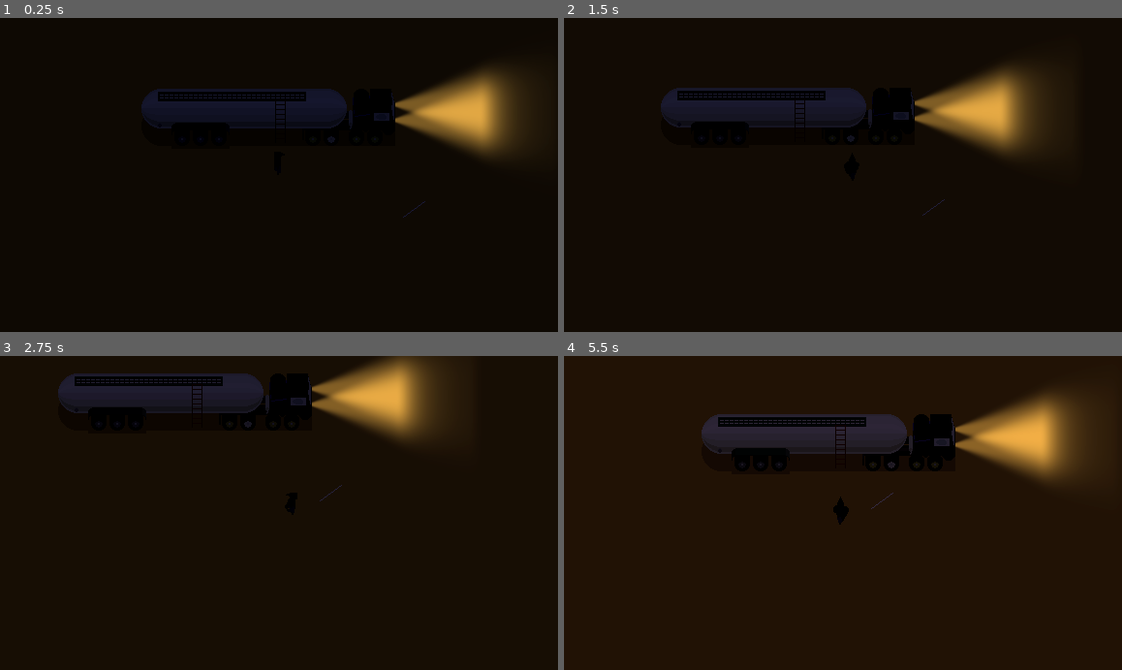
Above: before the commit, frames 1-4 (two rows, left to right).
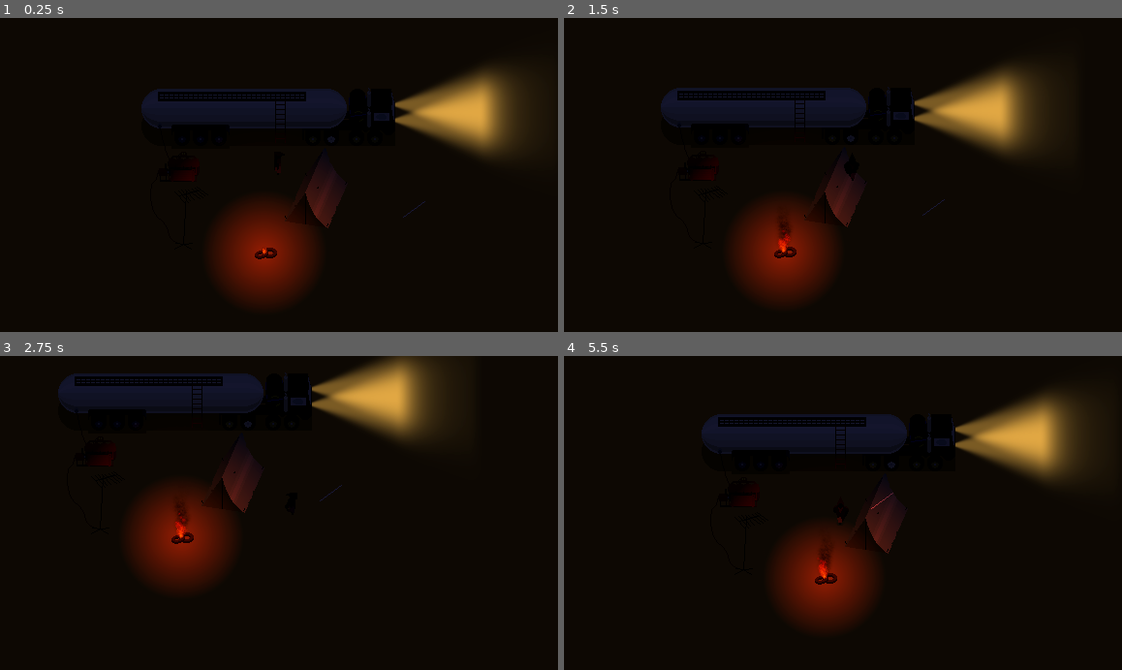
Above: after the commit, the same moments.

Repository: EptesicusDev/ViveLeFeu
Game: Godot game, scene res://level.tscn
Two runs of this game, one before a commit and one after it. Both use one fixed random seed, a clock stepped at 60 frames per second and the inputs below. This scene is started directly instead of the project's main scene.
Inputs (mouse positions are in pixels of both pictures, inside the frame that each line leads up to):
- Up to frame 1 (0.25 s): no input
- Up to frame 2 (1.5 s): tap Enter at 0.5 s; move the mouse to (965, 159) at 0.52 s; hold D (right) 0.53-1.28 s; tap E (action) at 0.6 s; tap H (home) at 0.8, 1.35 s; move the mouse to (731, 190) at 1.27 s; hold S (down) from 1.28 s (still down)
- Up to frame 3 (2.75 s): tap E (action) at 1.55, 2.1 s; move the mouse to (334, 443) at 2.02 s; release S (down) at 2.03 s; hold D (right) from 2.03 s (still down); tap H (home) at 2.3 s
- Up to frame 4 (5.5 s): move the mouse to (815, 575) at 2.77 s; release D (right) at 2.78 s; hold W (up) 2.78-3.53 s; click (815, 575) at 2.85 s; tap E (action) at 3.05, 4.55, 5.1 s; move the mouse to (1010, 560) at 3.52 s; hold A (left) 3.53-5.03 s; tap H (home) at 3.6, 5.3 s; move the mouse to (675, 465) at 4.27 s; tap Tab (player_list) at 4.35 s; move the mouse to (870, 513) at 5.02 s; hold S (down) from 5.03 s (still down)

The runs differ from the first frame. In frame 1, 5.4% of the frame differs, in the area x 33-71%, y 22-92%; in frame 2, 4.9%; in frame 3, 4.6%; in frame 4, 5.3%.

Commit message:
build: campfire

Diff:
--- /dev/null
+++ b/ambience.tscn
@@ -0,0 +1,52 @@
+[gd_scene load_steps=5 format=3 uid="uid://j3l56vj0qgmo"]
+
+[ext_resource type="Script" path="res://scripts/ambience/ambience.gd" id="1_glrpl"]
+
+[sub_resource type="Animation" id="Animation_vqupe"]
+length = 0.001
+tracks/0/type = "value"
+tracks/0/imported = false
+tracks/0/enabled = true
+tracks/0/path = NodePath(".:color")
+tracks/0/interp = 1
+tracks/0/loop_wrap = true
+tracks/0/keys = {
+"times": PackedFloat32Array(0),
+"transitions": PackedFloat32Array(1),
+"update": 0,
+"values": [Color(0.133333, 0.141176, 0.258824, 1)]
+}
+
+[sub_resource type="Animation" id="Animation_mbcnn"]
+resource_name = "day_night"
+length = 180.0
+loop_mode = 1
+tracks/0/type = "value"
+tracks/0/imported = false
+tracks/0/enabled = true
+tracks/0/path = NodePath(".:color")
+tracks/0/interp = 1
+tracks/0/loop_wrap = true
+tracks/0/keys = {
+"times": PackedFloat32Array(0, 35.1, 90.1, 150.1, 180),
+"transitions": PackedFloat32Array(1, 1, 1, 1, 1),
+"update": 0,
+"values": [Color(0.133333, 0.141176, 0.258824, 1), Color(0.964706, 0.682353, 0.627451, 1), Color(1, 1, 1, 1), Color(1, 0.247059, 0.282353, 1), Color(0.133333, 0.141176, 0.258824, 1)]
+}
+
+[sub_resource type="AnimationLibrary" id="AnimationLibrary_gxbli"]
+_data = {
+"RESET": SubResource("Animation_vqupe"),
+"day_night": SubResource("Animation_mbcnn")
+}
+
+[node name="Ambience" type="CanvasModulate"]
+color = Color(0.133333, 0.141176, 0.258824, 1)
+script = ExtResource("1_glrpl")
+day_night_cycle = false
+
+[node name="AnimationPlayer" type="AnimationPlayer" parent="."]
+libraries = {
+"": SubResource("AnimationLibrary_gxbli")
+}
+autoplay = "RESET"
--- /dev/null
+++ b/fire.tscn
@@ -0,0 +1,172 @@
+[gd_scene load_steps=23 format=3 uid="uid://c4vvo6w46p806"]
+
+[ext_resource type="Texture2D" uid="uid://cy21xmb6krrd1" path="res://assets/light/point_light_texture.png" id="1_bjk8b"]
+[ext_resource type="Texture2D" uid="uid://cq53xo0mqqvcg" path="res://assets/light/fire_01.png" id="1_hg0wl"]
+[ext_resource type="Texture2D" uid="uid://704nandyti1o" path="res://assets/light/trace_07.png" id="1_urtyh"]
+[ext_resource type="Texture2D" uid="uid://0f21e3h0lhtm" path="res://assets/light/smoke_01.png" id="2_otsv0"]
+
+[sub_resource type="Gradient" id="Gradient_eahdb"]
+offsets = PackedFloat32Array(0.651007, 1)
+colors = PackedColorArray(1, 0.909804, 0, 1, 1, 0.976471, 0, 0)
+
+[sub_resource type="GradientTexture1D" id="GradientTexture1D_x3lql"]
+gradient = SubResource("Gradient_eahdb")
+
+[sub_resource type="Curve" id="Curve_5higy"]
+max_value = 0.05
+_data = [Vector2(0, 0.0115385), 0.0, 0.0, 0, 0, Vector2(1, 0.0043956), 0.0, 0.0, 0, 0]
+point_count = 2
+
+[sub_resource type="CurveTexture" id="CurveTexture_r1yub"]
+curve = SubResource("Curve_5higy")
+
+[sub_resource type="ParticleProcessMaterial" id="ParticleProcessMaterial_ano4r"]
+particle_flag_disable_z = true
+emission_shape_scale = Vector3(0, -1, 1)
+direction = Vector3(0, -1, 0)
+spread = 40.0
+initial_velocity_min = 15.0
+initial_velocity_max = 15.0
+gravity = Vector3(0, -1, 0)
+linear_accel_min = 5.0
+linear_accel_max = 5.0
+radial_accel_min = 32.0
+radial_accel_max = 32.0
+scale_curve = SubResource("CurveTexture_r1yub")
+color_ramp = SubResource("GradientTexture1D_x3lql")
+
+[sub_resource type="Gradient" id="Gradient_0vi2b"]
+offsets = PackedFloat32Array(0, 0.630872, 1)
+colors = PackedColorArray(0.52549, 0.52549, 0.52549, 1, 0, 0, 0, 0.878431, 0, 0, 0, 0)
+
+[sub_resource type="GradientTexture1D" id="GradientTexture1D_2mhy1"]
+gradient = SubResource("Gradient_0vi2b")
+
+[sub_resource type="Curve" id="Curve_5gapf"]
+max_value = 0.05
+_data = [Vector2(0, 0.0142857), 0.0, 0.0, 0, 0, Vector2(0.706215, 0.05), 0.0, 0.0, 0, 0]
+point_count = 2
+
+[sub_resource type="CurveTexture" id="CurveTexture_frpmm"]
+curve = SubResource("Curve_5gapf")
+
+[sub_resource type="ParticleProcessMaterial" id="ParticleProcessMaterial_5yulg"]
+particle_flag_disable_z = true
+emission_shape_scale = Vector3(0, -1, 1)
+direction = Vector3(0, -1, 0)
+spread = 5.0
+initial_velocity_min = 5.0
+initial_velocity_max = 5.0
+gravity = Vector3(0, -1, 0)
+linear_accel_min = 5.0
+linear_accel_max = 5.0
+radial_accel_min = 32.0
+radial_accel_max = 32.0
+scale_curve = SubResource("CurveTexture_frpmm")
+color_ramp = SubResource("GradientTexture1D_2mhy1")
+
+[sub_resource type="Gradient" id="Gradient_jviiw"]
+offsets = PackedFloat32Array(0, 0.865772)
+colors = PackedColorArray(1, 0.796078, 0, 1, 1, 0, 0.137255, 0.427451)
+
+[sub_resource type="GradientTexture1D" id="GradientTexture1D_mp5m7"]
+gradient = SubResource("Gradient_jviiw")
+
+[sub_resource type="Curve" id="Curve_uk44b"]
+max_value = 0.05
+_data = [Vector2(0, 0.0142857), 0.0, 0.0, 0, 0, Vector2(0.531073, 0.0357143), 0.0, 0.0, 0, 0, Vector2(1, 0.00934066), 0.0, 0.0, 0, 0]
+point_count = 3
+
+[sub_resource type="CurveTexture" id="CurveTexture_hmcrl"]
+curve = SubResource("Curve_uk44b")
+
+[sub_resource type="ParticleProcessMaterial" id="ParticleProcessMaterial_bsm6s"]
+particle_flag_disable_z = true
+emission_shape_scale = Vector3(0, -1, 1)
+direction = Vector3(0, -1, 0)
+spread = 20.0
+initial_velocity_min = 5.0
+initial_velocity_max = 5.0
+gravity = Vector3(0, -1, 0)
+linear_accel_min = 5.0
+linear_accel_max = 5.0
+radial_accel_min = 32.0
+radial_accel_max = 32.0
+scale_curve = SubResource("CurveTexture_hmcrl")
+color_ramp = SubResource("GradientTexture1D_mp5m7")
+
+[sub_resource type="Animation" id="Animation_6uoea"]
+resource_name = "dance"
+length = 0.5
+loop_mode = 1
+tracks/0/type = "value"
+tracks/0/imported = false
+tracks/0/enabled = true
+tracks/0/path = NodePath("Shadow:texture_scale")
+tracks/0/interp = 1
+tracks/0/loop_wrap = true
+tracks/0/keys = {
+"times": PackedFloat32Array(0, 0.2, 0.3, 0.4),
+"transitions": PackedFloat32Array(1, 1, 1, 1),
+"update": 0,
+"values": [0.5, 0.52, 0.5, 0.48]
+}
+
+[sub_resource type="Animation" id="Animation_djdqb"]
+length = 0.001
+tracks/0/type = "value"
+tracks/0/imported = false
+tracks/0/enabled = true
+tracks/0/path = NodePath("Shadow:texture_scale")
+tracks/0/interp = 1
+tracks/0/loop_wrap = true
+tracks/0/keys = {
+"times": PackedFloat32Array(0),
+"transitions": PackedFloat32Array(1),
+"update": 0,
+"values": [0.5]
+}
+
+[sub_resource type="AnimationLibrary" id="AnimationLibrary_13nvr"]
+_data = {
+"RESET": SubResource("Animation_djdqb"),
+"dance": SubResource("Animation_6uoea")
+}
+
+[node name="Fire" type="Node2D"]
+
+[node name="Light" type="PointLight2D" parent="."]
+color = Color(1, 0.172549, 0, 1)
+energy = 2.5
+texture = ExtResource("1_bjk8b")
+
+[node name="Shadow" type="PointLight2D" parent="."]
+color = Color(1, 0.184314, 0, 1)
+range_item_cull_mask = 2
+shadow_enabled = true
+shadow_filter = 1
+shadow_filter_smooth = 1.7
+texture = ExtResource("1_bjk8b")
+texture_scale = 0.5
+
+[node name="Sparks" type="GPUParticles2D" parent="."]
+amount = 5
+process_material = SubResource("ParticleProcessMaterial_ano4r")
+texture = ExtResource("1_urtyh")
+lifetime = 0.6
+
+[node name="Smoke" type="GPUParticles2D" parent="."]
+process_material = SubResource("ParticleProcessMaterial_5yulg")
+texture = ExtResource("2_otsv0")
+lifetime = 1.5
+
+[node name="Fire" type="GPUParticles2D" parent="."]
+amount = 12
+process_material = SubResource("ParticleProcessMaterial_bsm6s")
+texture = ExtResource("1_hg0wl")
+
+[node name="AnimationPlayer" type="AnimationPlayer" parent="."]
+libraries = {
+"": SubResource("AnimationLibrary_13nvr")
+}
+autoplay = "dance"
--- a/headlight.tscn
+++ b/headlight.tscn
@@ -6,7 +6,7 @@
 
 [node name="Light" type="PointLight2D" parent="."]
 color = Color(1, 0.709804, 0.443137, 0.87451)
-energy = 0.3
+energy = 3.69
 texture = ExtResource("1_g8crk")
 offset = Vector2(88, 0)
 
--- a/level.tscn
+++ b/level.tscn
@@ -1,49 +1,13 @@
-[gd_scene load_steps=10 format=3 uid="uid://efwjm4hfeqf2"]
+[gd_scene load_steps=9 format=3 uid="uid://efwjm4hfeqf2"]
 
 [ext_resource type="Script" path="res://scripts/level/level.gd" id="1_p4gvl"]
 [ext_resource type="PackedScene" uid="uid://binm00k088c8f" path="res://headlight.tscn" id="2_612m7"]
 [ext_resource type="Texture2D" uid="uid://dsjsxrjqvfc60" path="res://assets/world/test_area/ground.png" id="3_7ecrc"]
 [ext_resource type="PackedScene" uid="uid://c78mrrt0vvi1u" path="res://staff_item.tscn" id="3_ij2m7"]
-[ext_resource type="Texture2D" uid="uid://snxvk8tqdoip" path="res://assets/world/test_area/truck.png" id="4_k7cb6"]
+[ext_resource type="PackedScene" uid="uid://c4vvo6w46p806" path="res://fire.tscn" id="3_uy6cc"]
+[ext_resource type="Texture2D" uid="uid://bwohi3w8hnuht" path="res://assets/world/test_area/area_test2.png" id="4_g4ree"]
 [ext_resource type="PackedScene" uid="uid://ci57kqcnucp40" path="res://world_environment.tscn" id="5_e0u3r"]
-
-[sub_resource type="Animation" id="Animation_vqupe"]
-length = 0.001
-tracks/0/type = "value"
-tracks/0/imported = false
-tracks/0/enabled = true
-tracks/0/path = NodePath(".:color")
-tracks/0/interp = 1
-tracks/0/loop_wrap = true
-tracks/0/keys = {
-"times": PackedFloat32Array(0),
-"transitions": PackedFloat32Array(1),
-"update": 0,
-"values": [Color(0.133333, 0.141176, 0.258824, 1)]
-}
-
-[sub_resource type="Animation" id="Animation_mbcnn"]
-resource_name = "day_night"
-length = 180.0
-loop_mode = 1
-tracks/0/type = "value"
-tracks/0/imported = false
-tracks/0/enabled = true
-tracks/0/path = NodePath(".:color")
-tracks/0/interp = 1
-tracks/0/loop_wrap = true
-tracks/0/keys = {
-"times": PackedFloat32Array(0, 35.1, 90.1, 150.1, 180),
-"transitions": PackedFloat32Array(1, 1, 1, 1, 1),
-"update": 0,
-"values": [Color(0.133333, 0.141176, 0.258824, 1), Color(0.964706, 0.682353, 0.627451, 1), Color(1, 1, 1, 1), Color(1, 0.247059, 0.282353, 1), Color(0.133333, 0.141176, 0.258824, 1)]
-}
-
-[sub_resource type="AnimationLibrary" id="AnimationLibrary_gxbli"]
-_data = {
-"RESET": SubResource("Animation_vqupe"),
-"day_night": SubResource("Animation_mbcnn")
-}
+[ext_resource type="PackedScene" uid="uid://j3l56vj0qgmo" path="res://ambience.tscn" id="6_w0b6h"]
 
 [node name="World" type="Node"]
 script = ExtResource("1_p4gvl")
@@ -57,13 +21,17 @@
 [node name="CollisionPolygon2D" type="CollisionPolygon2D" parent="Collisions"]
 polygon = PackedVector2Array(-116, 4, -134, -10, -134, -40, -116, -55, 128, -55, 128, 4, 10, 4, 18, -42, 36, -42, 36, -52, -117, -52, -117, -42, 1, -42, 9, 4, -43, 4, -43, 7, -103, 7, -103.062, 4)
 
-[node name="Lights" type="Node" parent="."]
+[node name="Lights" type="Node2D" parent="."]
+y_sort_enabled = true
 
 [node name="Headlight" parent="Lights" instance=ExtResource("2_612m7")]
 position = Vector2(128, -21)
 
 [node name="Headlight2" parent="Lights" instance=ExtResource("2_612m7")]
 position = Vector2(128, -37)
+
+[node name="Fire" parent="Lights" instance=ExtResource("3_uy6cc")]
+position = Vector2(-7, 114)
 
 [node name="Ground" type="Sprite2D" parent="."]
 light_mask = 2
@@ -73,8 +41,10 @@
 texture = ExtResource("3_7ecrc")
 
 [node name="Env" type="Sprite2D" parent="."]
+z_index = -1
 position = Vector2(-3, -24)
-texture = ExtResource("4_k7cb6")
+texture = ExtResource("4_g4ree")
+offset = Vector2(0, 61)
 
 [node name="MultiplayerSpawner" type="MultiplayerSpawner" parent="."]
 _spawnable_scenes = PackedStringArray("res://player.tscn")
@@ -83,15 +53,9 @@
 
 [node name="StaffItem" parent="." instance=ExtResource("3_ij2m7")]
 position = Vector2(148, 69)
+rotation = -1.5708
 color = Color(1, 1, 1, 1)
 
-[node name="CanvasModulate" type="CanvasModulate" parent="."]
-color = Color(0.133333, 0.141176, 0.258824, 1)
-
-[node name="AnimationPlayer" type="AnimationPlayer" parent="CanvasModulate"]
-libraries = {
-"": SubResource("AnimationLibrary_gxbli")
-}
-autoplay = "day_night"
+[node name="Ambience" parent="." instance=ExtResource("6_w0b6h")]
 
 [node name="WorldEnvironment" parent="." instance=ExtResource("5_e0u3r")]
--- a/player.tscn
+++ b/player.tscn
@@ -377,7 +377,7 @@
 graph_offset = Vector2(-80.974, 0)
 
 [sub_resource type="OccluderPolygon2D" id="OccluderPolygon2D_vrp0r"]
-polygon = PackedVector2Array(-4, 2, 4, 2, 5, 0, 4, -2, -4, -2, -5, -0.0172548)
+polygon = PackedVector2Array(-2, 2, 2, 2, 3, 0, 2, -2, -2, -2, -3, 0)
 
 [node name="Player" type="CharacterBody2D"]
 z_index = 2
--- a/project.godot
+++ b/project.godot
@@ -22,7 +22,6 @@
 
 window/size/viewport_width=576
 window/size/viewport_height=324
-window/size/mode=3
 window/stretch/mode="canvas_items"
 
 [input]
--- /dev/null
+++ b/scripts/ambience/ambience.gd
@@ -0,0 +1,13 @@
+extends CanvasModulate
+
+@export var day_night_cycle: bool = true
+
+@export var day: bool = false
+
+
+func _ready():
+	if(day_night_cycle):
+		$AnimationPlayer.play("day_night")
+	else:
+		if(day):
+			self.visible = false
Binary file added: assets/light/fire_01.png
Not shown, added: assets/light/fire_01.png.import
Binary file added: assets/light/fire_02.png
Not shown, added: assets/light/fire_02.png.import
Binary file added: assets/light/smoke_01.png
Not shown, added: assets/light/smoke_01.png.import
Binary file added: assets/light/trace_07.png
Not shown, added: assets/light/trace_07.png.import
Binary file added: assets/world/test_area/area_test2.png
Not shown, added: assets/world/test_area/area_test2.png.import
